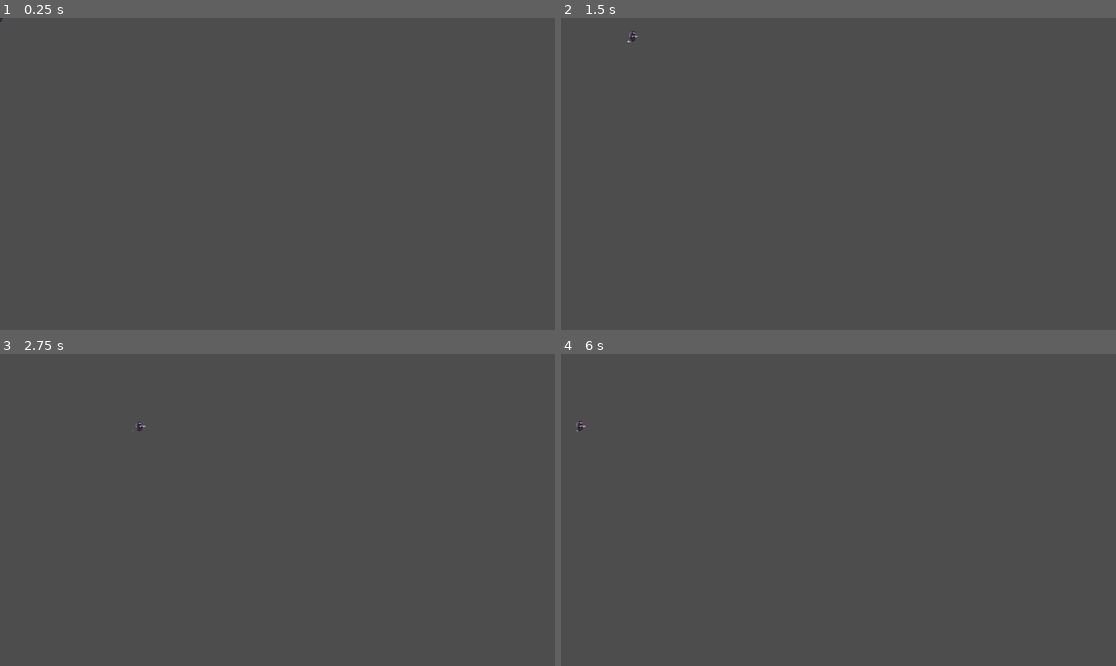
Above: before the commit, frames 1-4 (two rows, left to right).
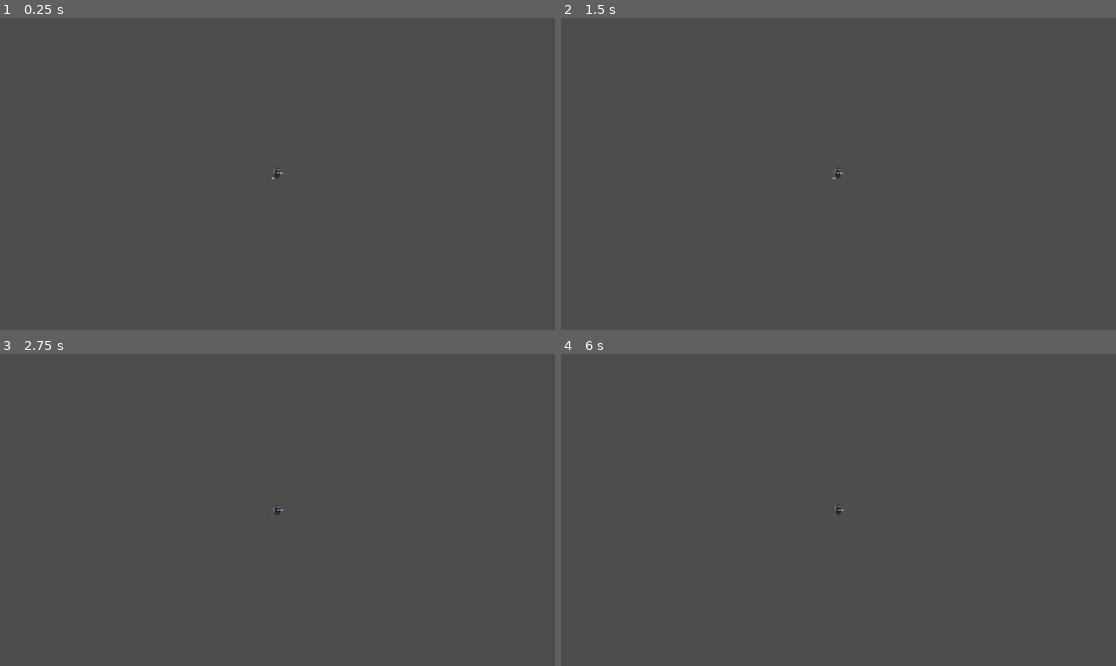
Above: after the commit, the same moments.

Repository: PieFlavr/Spring-2025-Hackathon
Game: Godot game, scene res://Player.tscn
The game is run twice, just before and just after one commit, with the same random seed, the same clock (stepped at 60 frames per second) and the same inputs.
Inputs:
- Up to frame 1 (0.25 s): no input
- Up to frame 2 (1.5 s): tap Enter (ui_accept) at 0.5, 0.77 s; hold Right (ui_right) 0.53-1.28 s; hold Down (ui_down) from 1.28 s (still down)
- Up to frame 3 (2.75 s): tap Enter (ui_accept) at 1.52, 2 s; release Down (ui_down) at 2.03 s; hold Right (ui_right) from 2.03 s (still down)
- Up to frame 4 (6 s): release Right (ui_right) at 2.78 s; hold Up (ui_up) 2.78-3.53 s; tap Enter (ui_accept) at 3.02, 3.77, 4.52, 5 s; hold Left (ui_left) 3.53-5.03 s; hold Down (ui_down) 5.03-5.78 s; hold Right (ui_right) from 5.78 s (still down)

The runs differ from the first frame. In frame 1, less than 0.1% of the frame differs, in the area x 0-52%, y 0-52%; in frame 2, less than 0.1%, in the area x 11-51%, y 4-52%; in frame 3, less than 0.1%; in frame 4, less than 0.1%.

Commit message:
changed the camera
camera is following player now

Diff:
--- a/Player.tscn
+++ b/Player.tscn
@@ -88,9 +88,12 @@
 script = ExtResource("1_kpjcp")
 
 [node name="CollisionShape2D" type="CollisionShape2D" parent="."]
+position = Vector2(640, 360)
 shape = SubResource("RectangleShape2D_e80uo")
 
 [node name="AnimatedSprite2D" type="AnimatedSprite2D" parent="."]
 position = Vector2(6, -2)
 sprite_frames = SubResource("SpriteFrames_3tkgg")
 animation = &"walk_right"
+
+[node name="Camera2D" type="Camera2D" parent="."]
